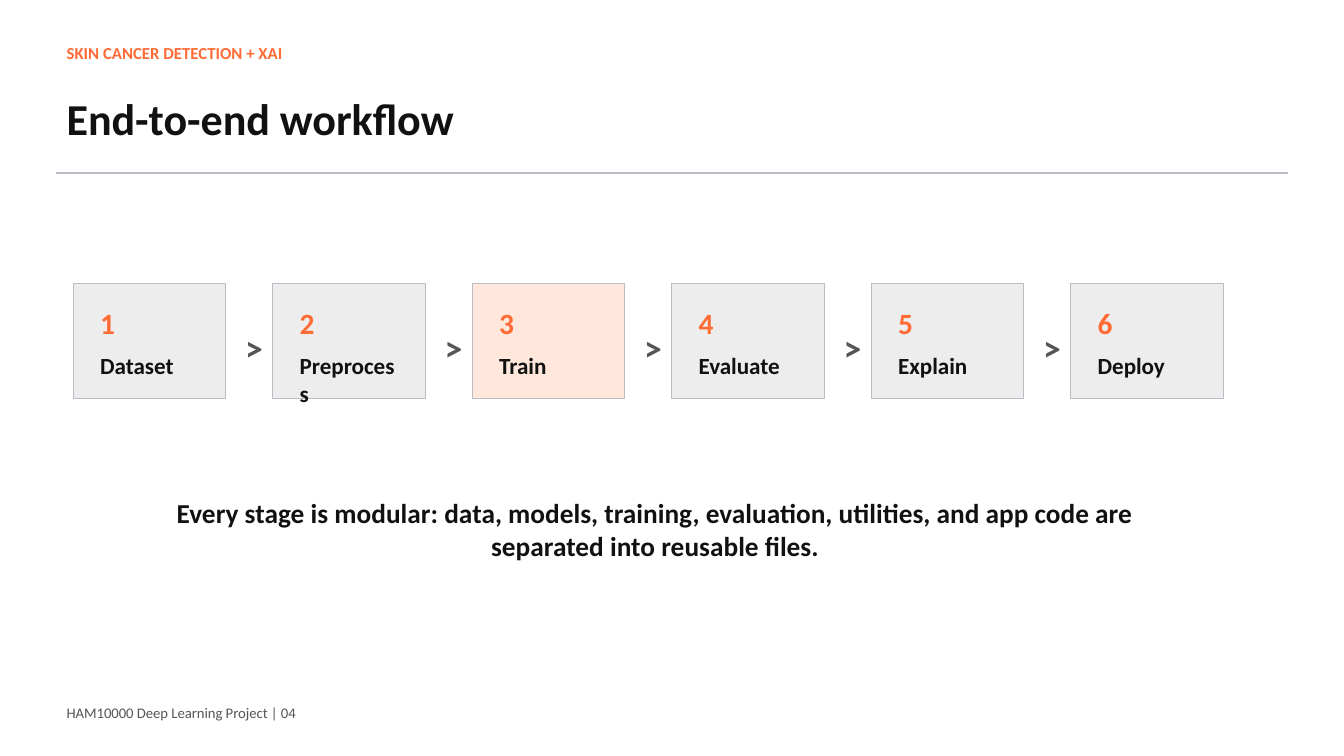
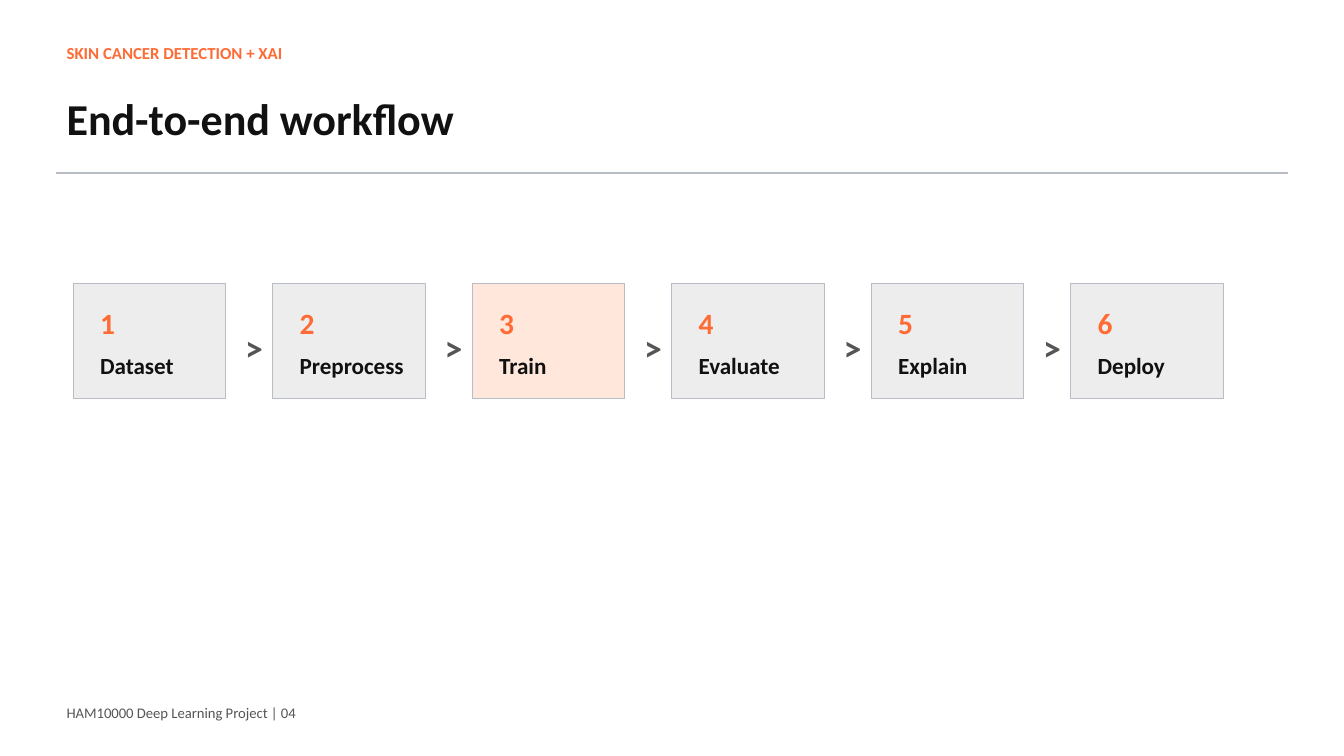
Before and after one commit to manasamarigoli15/Skin-Cancer-Detection, a slide deck: slide 4 of outputs/Skin_Cancer_Detection_XAI_Presentation.pptx. Drawn at 1344x756 pixels with LibreOffice and Linux fonts; fonts in the diff are those of the drawing. Boxes give left, top, right and bottom in pixels: in the first picture for what was removed or moved away, otherwise in the second. Text is boxed around its words. In the diff, an @@ line names an element or a change of style, - is before the commit and + after.

```diff
--- a/outputs/Skin_Cancer_Detection_XAI_Presentation.pptx
+++ b/outputs/Skin_Cancer_Detection_XAI_Presentation.pptx
@@ text "Preprocess" rewrapped from <box>290,347,406,380</box> to <box>300,359,404,378</box> @@
@@ text removed at <box>177,504,1132,561</box> @@
-Every stage is modular: data, models, training, evaluation, utilities, and app code are separated into reusable files.
```
Also in this commit, not shown: 11 other slides changed, 1 other file.
